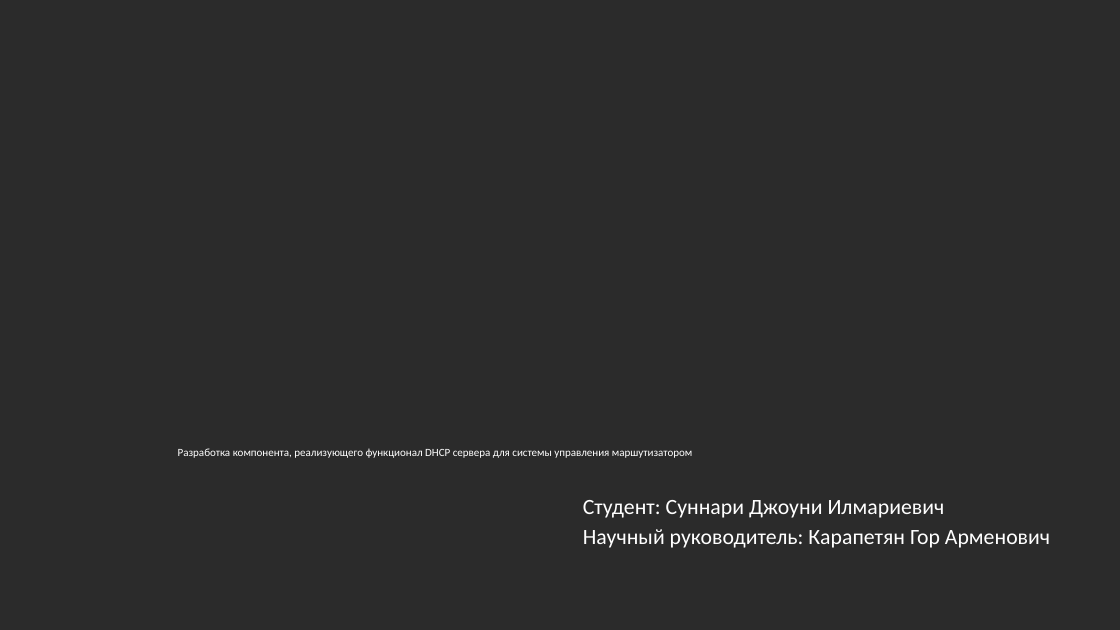
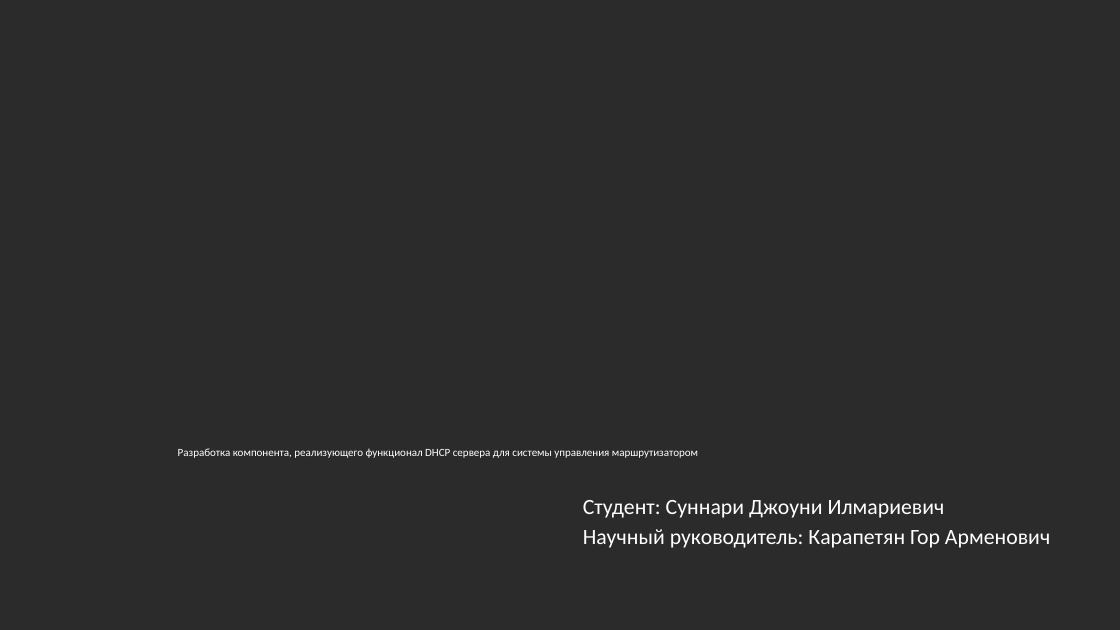
Before and after one commit to JohnFinn/diplom, a slide deck: slide 1 of presa.pptx. Drawn at 1120x630 pixels with LibreOffice and Linux fonts; fonts in the diff are those of the drawing; background and template pictures are left out; a plain dark background stands for a picture behind light text. Boxes give left, top, right and bottom in pixels: in the first picture for what was removed or moved away, otherwise in the second. Text is boxed around its words. In the diff, an @@ line names an element or a change of style, - is before the commit and + after.

```diff
--- a/presa.pptx
+++ b/presa.pptx
@@ text at [178,448,698,458]: text changed @@
-Разработка компонента, реализующего функционал DHCP сервера для системы управления маршутизатором
+Разработка компонента, реализующего функционал DHCP сервера для системы управления маршрутизатором
```
Also in this commit, not shown: 1 other slide changed, 2 other files.
